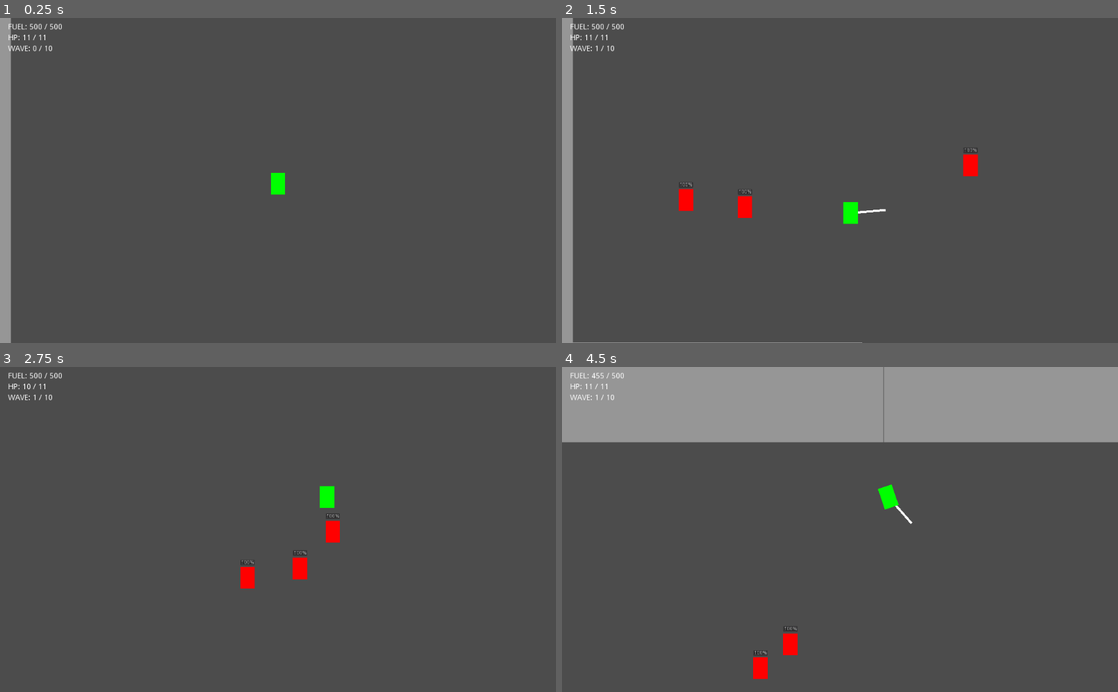
Above: before the commit, frames 1-4 (two rows, left to right).
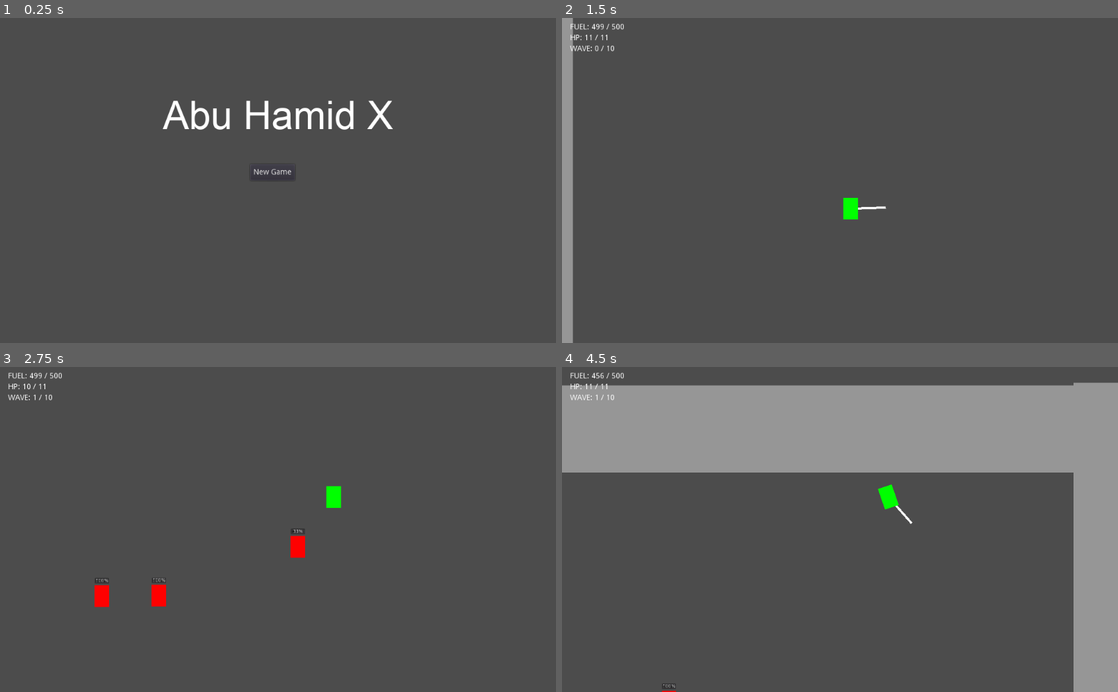
Above: after the commit, the same moments.

Repository: deengames/abu-hamid-x
Game: Godot game, scene res://prototype/MainMenu.tscn
Same seed, same stepped clock (60 frames per second), same inputs: the game is played once before the commit and once after it. Before the commit the project starts from res://prototype/Main.tscn.
Inputs (mouse positions are in pixels of both pictures, inside the frame that each line leads up to):
- Up to frame 1 (0.25 s): no input
- Up to frame 2 (1.5 s): click (834, 174) at 0.5 s, where only the run after the commit has a clickable "New Game"; tap Enter at 1.25 s; move the mouse to (962, 164) at 1.27 s; hold D (move_right) from 1.28 s (still down); tap E at 1.35 s; click (962, 164) at 1.42 s
- Up to frame 3 (2.75 s): tap Space (jump) at 1.52, 2.27 s; move the mouse to (166, 545) at 2.02 s; release D (move_right) at 2.03 s; hold S (move_down) from 2.03 s (still down); click (166, 545) at 2.1 s; tap E at 2.3 s
- Up to frame 4 (4.5 s): move the mouse to (895, 458) at 2.77 s; release S (move_down) at 2.78 s; hold D (move_right) 2.78-3.53 s; hold Shift (boost) 2.78-3.53 s; click (895, 458) at 2.92 s; tap E at 3.05, 3.8, 4.35 s; move the mouse to (812, 594) at 3.52 s; hold W (move_up) 3.53-4.28 s; tap Ctrl (toggle_jetpack) at 3.6 s; click (812, 594) at 3.67 s; tap Space (jump) at 3.77 s; move the mouse to (1006, 578) at 4.27 s; hold A (move_left) from 4.28 s (still down); click (1006, 578) at 4.42 s

The runs differ from the first frame. In frame 1, 3.7% of the frame differs, in the area x 0-71%, y 0-100%; in frame 2, 0.9%; in frame 3, 1.3%; in frame 4, 21%, in the area x 0-100%, y 0-100%.

Commit message:
Glorious title screen

Diff:
--- a/project.godot
+++ b/project.godot
@@ -11,7 +11,7 @@
 [application]
 
 config/name="Abu Hamid X"
-run/main_scene="res://prototype/Main.tscn"
+run/main_scene="res://prototype/MainMenu.tscn"
 config/icon="res://icon.png"
 
 [autoload]
--- a/prototype/Character/Player/Player.gd
+++ b/prototype/Character/Player/Player.gd
@@ -137,7 +137,10 @@
 
 func _unhandled_key_input(event):
 	if is_dead:
-		get_tree().change_scene('res://prototype/Main.tscn')
+		if event.scancode == KEY_ESCAPE:
+			get_tree().change_scene('res://prototype/MainMenu.tscn')
+		else:
+			get_tree().change_scene('res://prototype/Main.tscn')
 
 
 func _on_health_regen():
--- /dev/null
+++ b/prototype/MainMenu.gd
@@ -0,0 +1,5 @@
+extends CanvasLayer
+
+
+func _on_NewGameButton_pressed():
+	get_tree().change_scene('res://prototype/Main.tscn')
--- /dev/null
+++ b/prototype/MainMenu.tscn
@@ -0,0 +1,66 @@
+[gd_scene load_steps=4 format=2]
+
+[ext_resource path="res://prototype/MainMenu.gd" type="Script" id=1]
+[ext_resource path="res://prototype/arial.ttf" type="DynamicFontData" id=2]
+
+[sub_resource type="DynamicFont" id=1]
+
+size = 72
+use_mipmaps = false
+use_filter = false
+font_data = ExtResource( 2 )
+_sections_unfolded = [ "Settings" ]
+
+[node name="MainMenu" type="CanvasLayer" index="0"]
+
+layer = 1
+offset = Vector2( 0, 0 )
+rotation = 0.0
+scale = Vector2( 1, 1 )
+transform = Transform2D( 1, 0, 0, 1, 0, 0 )
+script = ExtResource( 1 )
+
+[node name="Title" type="Label" parent="." index="0"]
+
+anchor_left = 0.0
+anchor_top = 0.2
+anchor_right = 1.0
+anchor_bottom = 0.4
+rect_pivot_offset = Vector2( 0, 0 )
+rect_clip_content = false
+mouse_filter = 2
+mouse_default_cursor_shape = 0
+size_flags_horizontal = 2
+size_flags_vertical = 2
+custom_fonts/font = SubResource( 1 )
+text = "Abu Hamid X"
+align = 1
+valign = 1
+percent_visible = 1.0
+lines_skipped = 0
+max_lines_visible = -1
+_sections_unfolded = [ "Anchor", "custom_fonts" ]
+
+[node name="NewGameButton" type="Button" parent="." index="1"]
+
+anchor_left = 0.45
+anchor_top = 0.45
+anchor_right = 0.5
+anchor_bottom = 0.5
+rect_pivot_offset = Vector2( 0, 0 )
+rect_clip_content = false
+focus_mode = 2
+mouse_filter = 0
+mouse_default_cursor_shape = 0
+size_flags_horizontal = 1
+size_flags_vertical = 1
+toggle_mode = false
+enabled_focus_mode = 2
+shortcut = null
+group = null
+text = "New Game"
+flat = false
+align = 1
+_sections_unfolded = [ "Anchor", "Margin" ]
+
+[connection signal="pressed" from="NewGameButton" to="." method="_on_NewGameButton_pressed"]
Binary file added: prototype/arial.ttf
